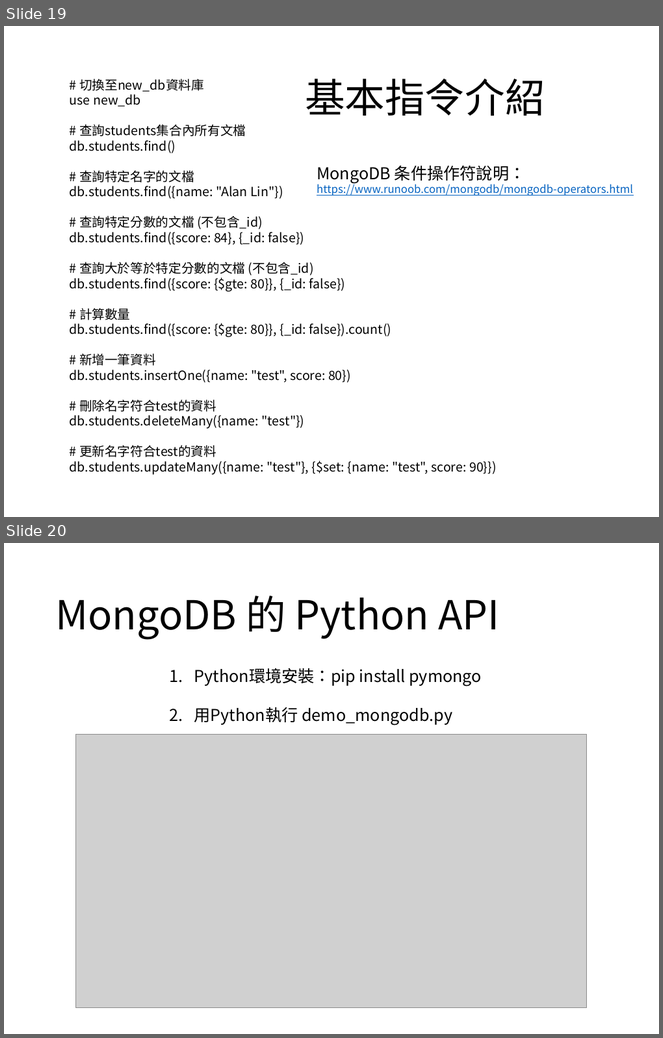
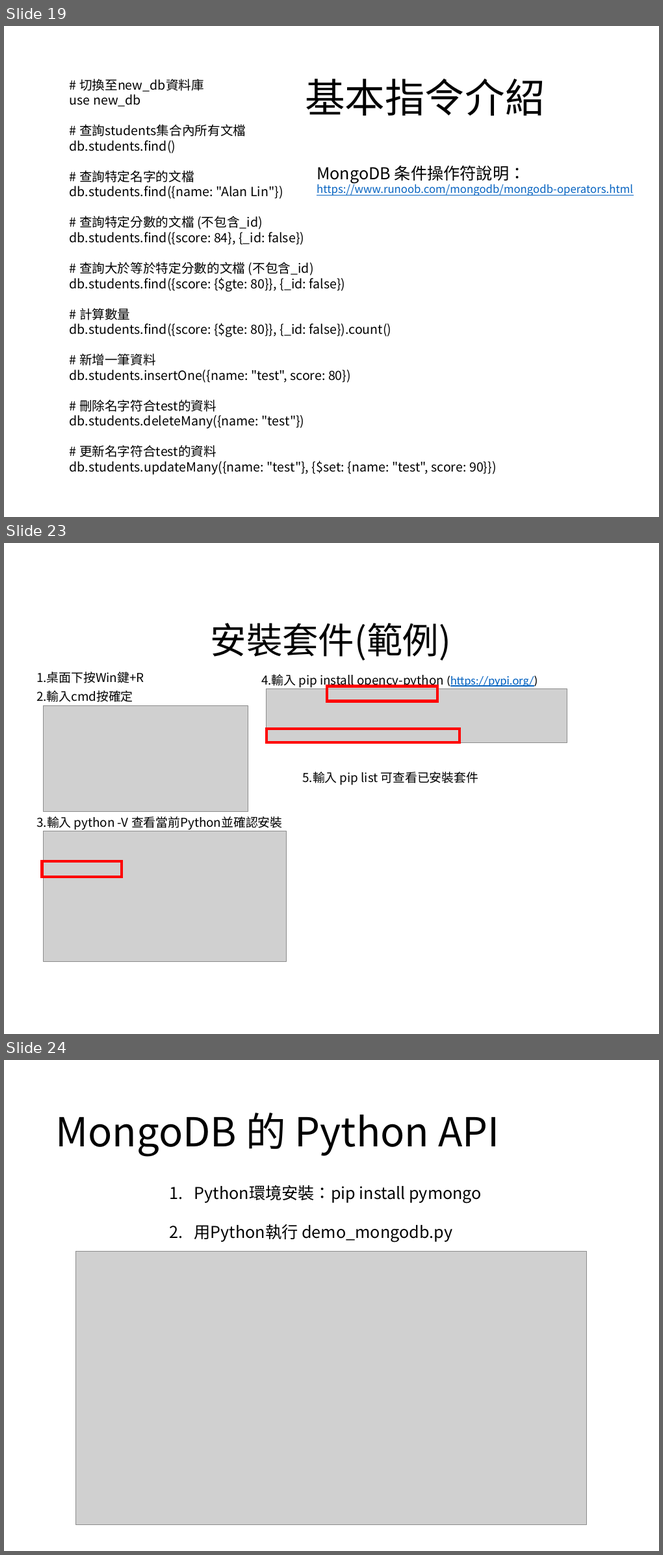
Before and after one commit to kkldream/WebAPI-MongoDB-Flask-basic-tutorial, a slide deck: MongoDB資料庫-基礎教學.pptx. Shown one above the other, each under a label of ours: slides 19 and 20 before the commit, slides 19, 23 and 24 after it; the slides between them are not shown. The pictures are 663x1038 and 663x1555 pixels, drawn with LibreOffice and Linux fonts; fonts in the diff are those of the drawing; grey boxes stand for pictures. Boxes give left, top, right and bottom in pixels: in the first picture for what was removed or moved away, otherwise in the second. Text is boxed around its words. In the diff, an @@ line names an element or a change of style, - is before the commit and + after.

```diff
--- a/MongoDB資料庫-基礎教學.pptx
+++ b/MongoDB資料庫-基礎教學.pptx
@@ slide 23 added at [4,543,659,1034], background #FFFFFF @@
@@ title added at [211,623,451,661], 39.6 pt, text #000000 @@
+安裝套件(範例)
@@ text added at [36,672,144,702], 13.5 pt, text #000000 @@
+1.桌面下按Win鍵+R
+2.輸入cmd按確定
@@ text added at [261,674,538,689], 13.5 pt, text #000000 @@
+4.輸入 pip install opencv-python (https://pypi.org/)
@@ picture added at [267,689,568,743] @@
@@ rectangle added at [327,687,438,702], outline #FF0000 3 pt @@
@@ picture added at [43,705,248,811] @@
@@ rectangle added at [267,729,460,743], outline #FF0000 3 pt @@
@@ text added at [302,772,478,785], 13.5 pt, text #000000 @@
+5.輸入 pip list 可查看已安裝套件
@@ text added at [36,817,282,830], 13.5 pt, text #000000 @@
+3.輸入 python -V 查看當前Python並確認安裝
@@ picture added at [43,832,286,962] @@
@@ rectangle added at [42,861,121,876], outline #FF0000 3 pt @@
@@ what was slide 20 is now slide 24 @@
```
Also in this commit, not shown: 4 other slides added, 1 slide removed.
